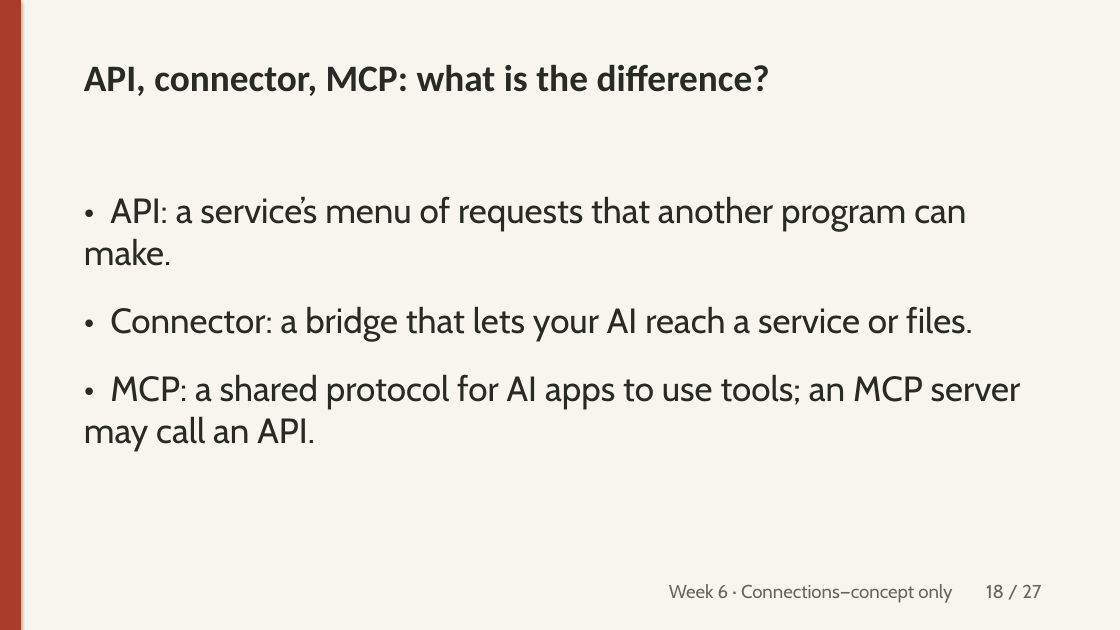
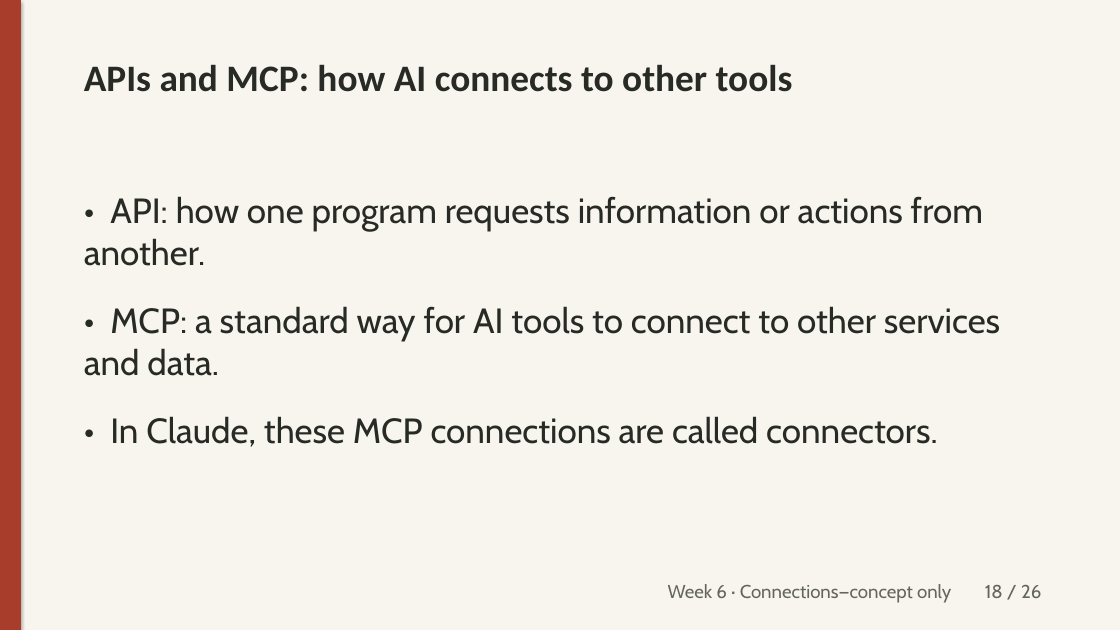
Before and after one commit to unforcedagi/learn-vibe-build-deck, a slide deck: slide 18 of lessons/week-6/_src/week6-lecture.pptx. Drawn at 1120x630 pixels with LibreOffice and Linux fonts; fonts in the diff are those of the drawing. Boxes give left, top, right and bottom in pixels: in the first picture for what was removed or moved away, otherwise in the second. Text is boxed around its words. In the diff, an @@ line names an element or a change of style, - is before the commit and + after.

Commit message:
Week 6: AGENTS.md works across coding agents incl. Claude Code; API vs MCP (connectors in Claude); drop permissions slide (#15)

```diff
--- a/lessons/week-6/_src/week6-lecture.pptx
+++ b/lessons/week-6/_src/week6-lecture.pptx
@@ text at [84,64,793,92]: text changed @@
-API, connector, MCP: what is the difference?
+APIs and MCP: how AI connects to other tools
@@ text at [84,196,1000,447]: text changed @@
-• API: a service’s menu of requests that another program can make.
-• Connector: a bridge that lets your AI reach a service or files.
-• MCP: a shared protocol for AI apps to use tools; an MCP server may call an API.
+• API: how one program requests information or actions from another.
+• MCP: a standard way for AI tools to connect to other services and data.
+• In Claude, these MCP connections are called connectors.
@@ text at [668,584,1041,603]: text changed @@
-Week 6 · Connections—concept only 18 / 27
+Week 6 · Connections—concept only 18 / 26
```
Also in this commit, not shown: 25 other slides changed, 1 slide removed, 8 other files.
